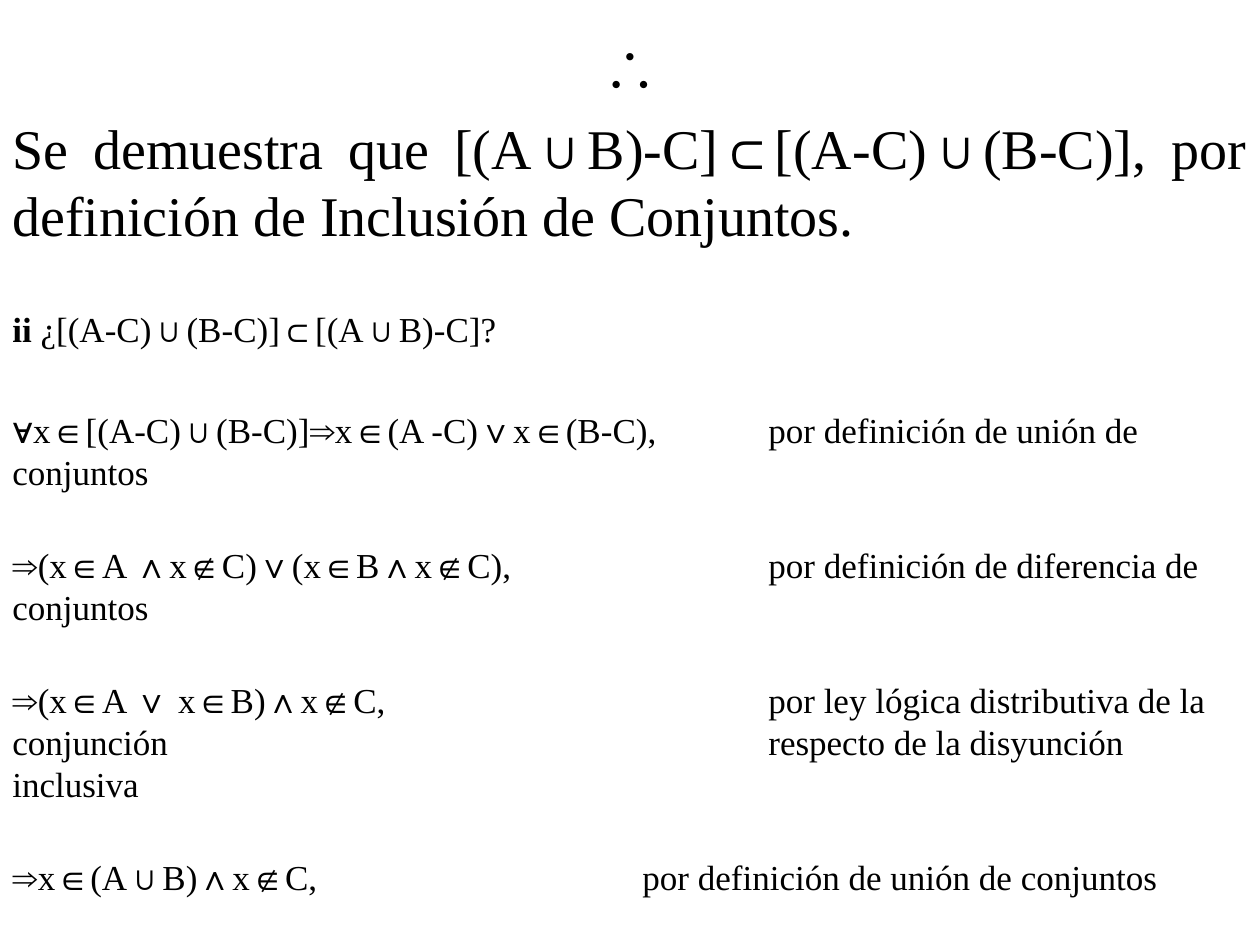
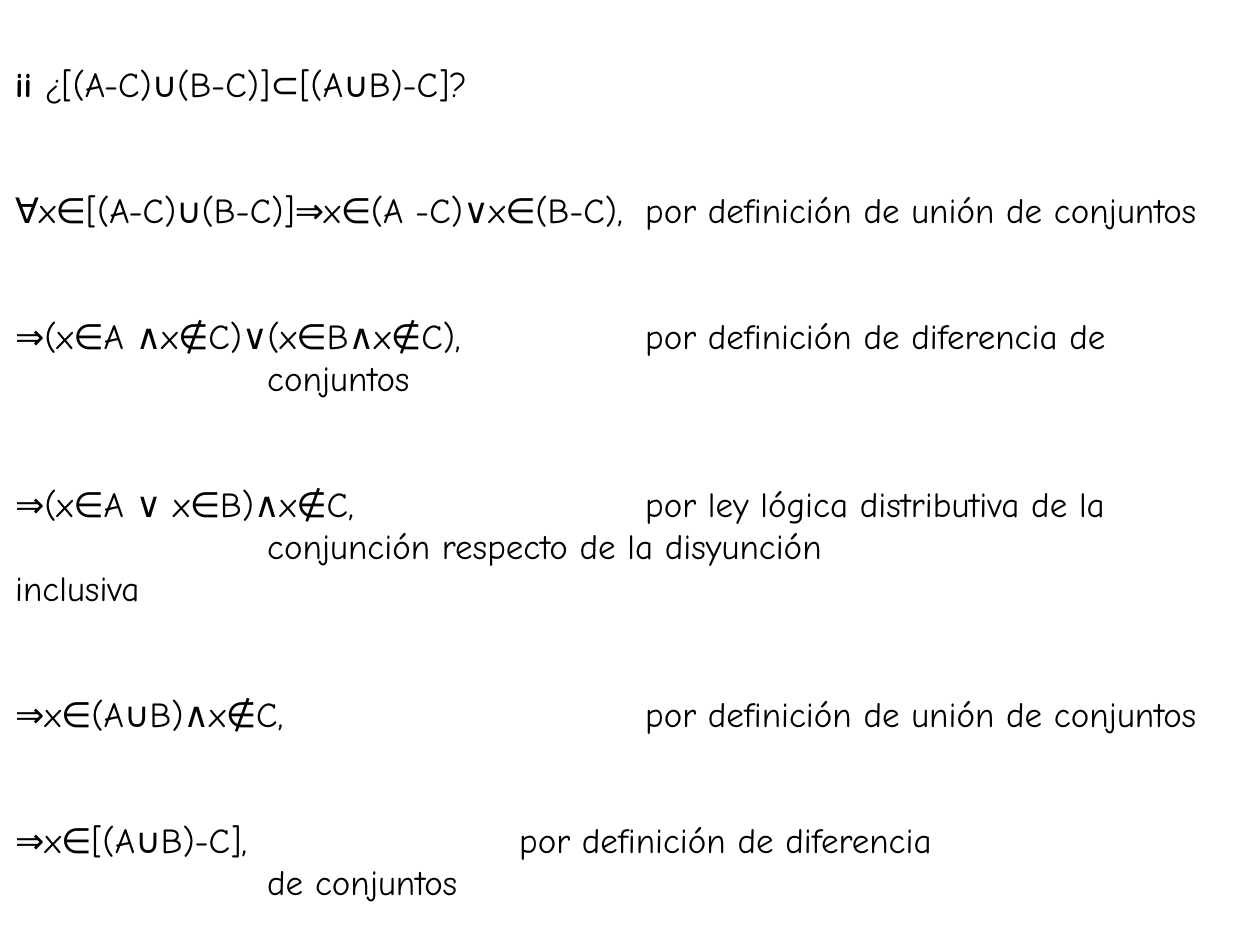
Before and after one commit to jc-gi/tc, a slide deck: slide 39 of slides/Def_Teo_Demostracion.ppt (slide 36 before the commit). Drawn at 1260x945 pixels with LibreOffice and Linux fonts; fonts in the diff are those of the drawing. Boxes give left, top, right and bottom in pixels: in the first picture for what was removed or moved away, otherwise in the second. Text is boxed around its words. In the diff, an @@ line names an element or a change of style, - is before the commit and + after.

```diff
--- a/slides/Def_Teo_Demostracion.ppt
+++ b/slides/Def_Teo_Demostracion.ppt
@@ text "ii ¿[(A-C)∪(B-C)]⊂[(A∪B)-C]?" moved from (x1=12, y1=130, x2=1246, y2=897) to (x1=15, y1=69, x2=1196, y2=860) @@
@@ text at (x1=15, y1=69, x2=1196, y2=734): font Times New Roman to Comic Neue in "ii ¿[(A-C)∪(B-C)]⊂[(A∪B)-C]?", "∀x∈[(A-C)∪(B-C)]⇒x∈(A -C)∨x∈(B-C), por definición de unión d ...", "⇒(x∈A ∧x∉C)∨(x∈B∧x∉C), por definición de diferencia de ...", "⇒(x∈A ∨ x∈B)∧x∉C, por ley lógica distributiva ..." and 1 more places; less space between paragraphs @@
@@ text at (x1=12, y1=130, x2=1246, y2=247): paragraphs removed @@
-∴
-Se demuestra que [(A∪B)-C]⊂[(A-C)∪(B-C)], por definición de Inclusión de Conjuntos.
@@ text at (x1=519, y1=827, x2=931, y2=860): paragraph added @@
+⇒x∈[(A∪B)-C], por definición de diferencia de conjuntos
```
Also in this commit, not shown: 55 other slides changed, 26 slides added, 1 slide removed, 2 other files.
